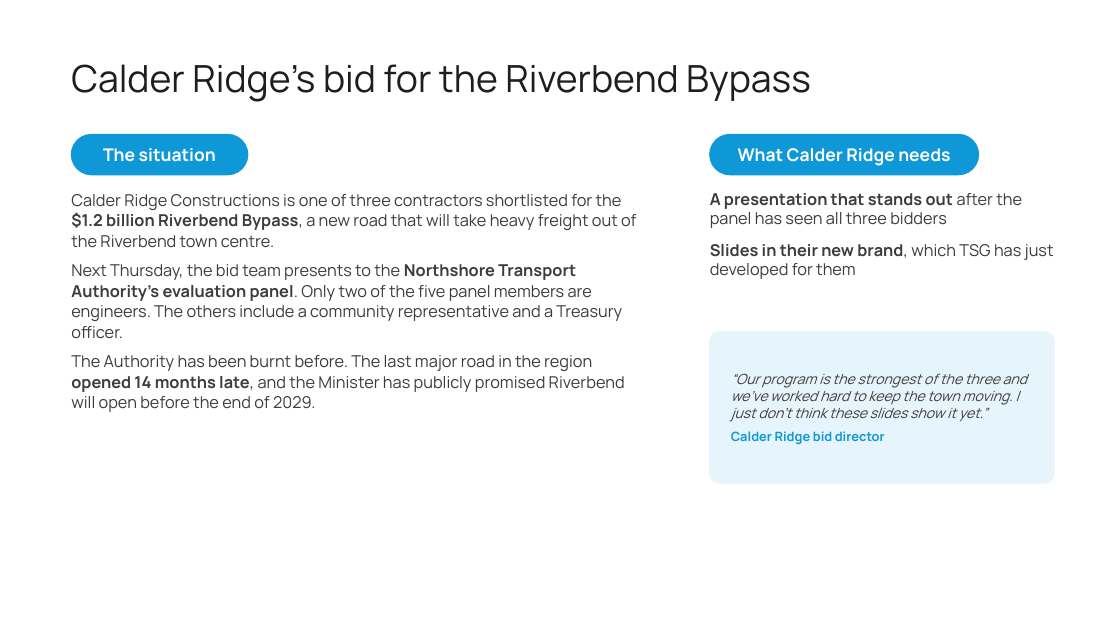
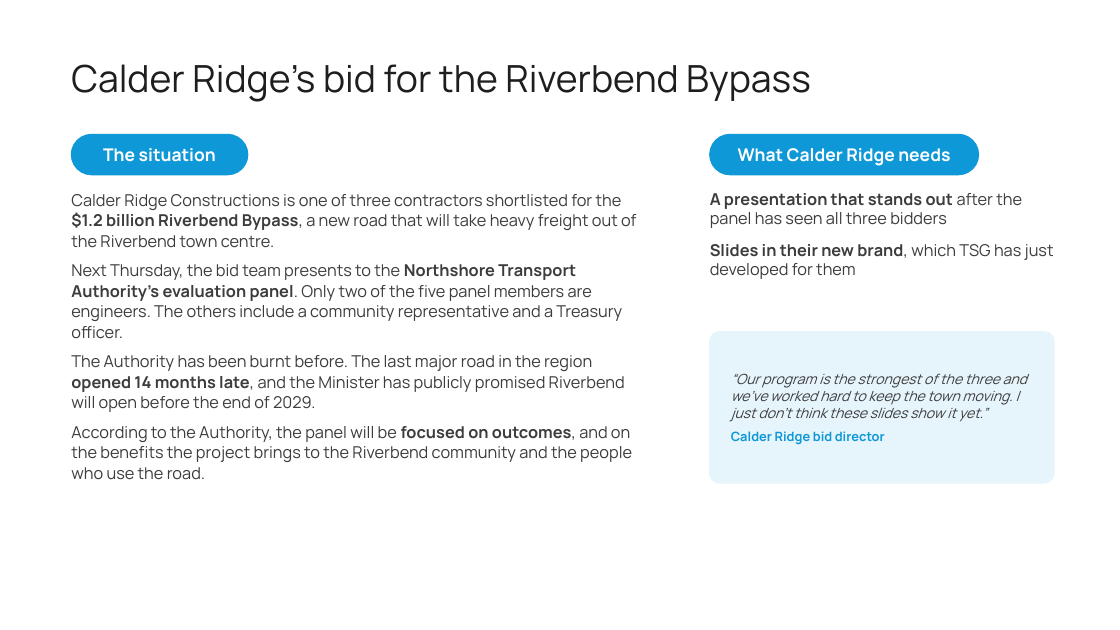
Before and after one commit to alyciawolf02/claude, a slide deck: slide 1 of mp-strategist-case-study/TSG MP Strategist Case Study.pptx. Drawn at 1120x630 pixels with LibreOffice and Linux fonts; fonts in the diff are those of the drawing; background and template pictures are left out. Boxes give left, top, right and bottom in pixels: in the first picture for what was removed or moved away, otherwise in the second. Text is boxed around its words. In the diff, an @@ line names an element or a change of style, - is before the commit and + after.

```diff
--- a/mp-strategist-case-study/TSG MP Strategist Case Study.pptx
+++ b/mp-strategist-case-study/TSG MP Strategist Case Study.pptx
@@ text at [71,426,632,480]: paragraph added @@
+According to the Authority, the panel will be focused on outcomes, and on the benefits the project brings to the Riverbend community and the people who use the road.
```
Also in this commit, not shown: 1 other slide changed.
